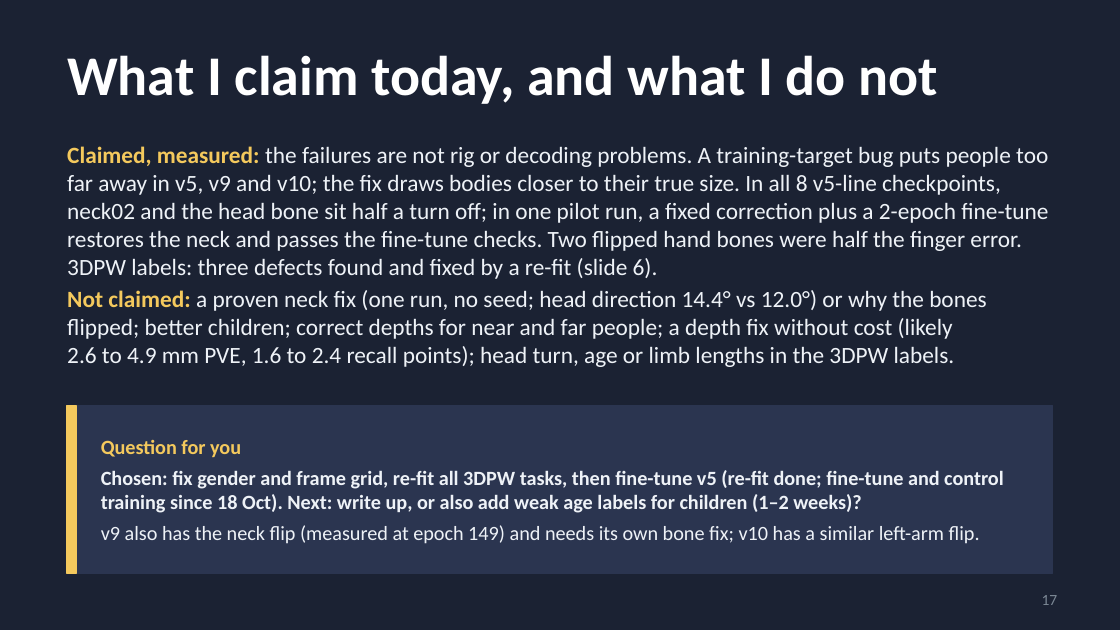
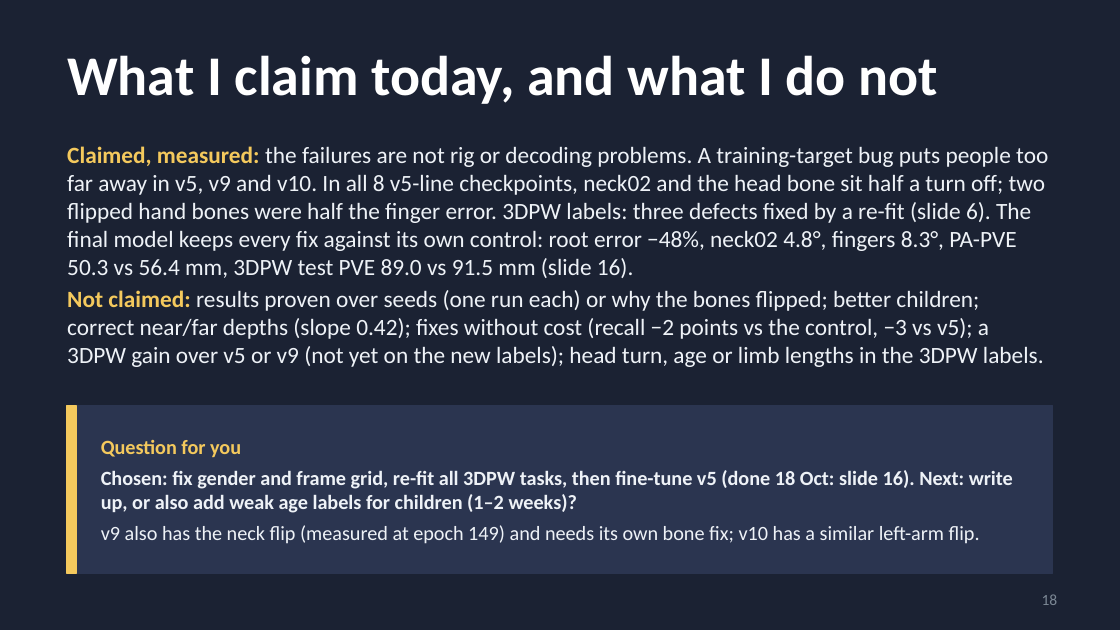
Before and after one commit to saadnajib/Multi-Person-Whole-Body-Human-Mesh-Recovery-in-a-Single-Shot-with-Annyone-dataset-and-3dpw-dataset, a slide deck: slide 18 of docs/supervisor_update_2026-10-16.pptx (slide 17 before the commit). Drawn at 1120x630 pixels with LibreOffice and Linux fonts; fonts in the diff are those of the drawing. Boxes give left, top, right and bottom in pixels: in the first picture for what was removed or moved away, otherwise in the second. Text is boxed around its words. In the diff, an @@ line names an element or a change of style, - is before the commit and + after.

```diff
--- a/docs/supervisor_update_2026-10-16.pptx
+++ b/docs/supervisor_update_2026-10-16.pptx
@@ text at (x1=67, y1=146, x2=1048, y2=367): text changed @@
-Claimed, measured: the failures are not rig or decoding problems. A training-target bug puts people too far away in v5, v9 and v10; the fix draws bodies closer to their true size. In all 8 v5-line checkpoints, neck02 and the head bone sit half a turn off; in one pilot run, a fixed correction plus a 2-epoch fine-tune restores the neck and passes the fine-tune checks. Two flipped hand bones were half the finger error. 3DPW labels: three defects found and fixed by a re-fit (slide 6).
-Not claimed: a proven neck fix (one run, no seed; head direction 14.4° vs 12.0°) or why the bones flipped; better children; correct depths for near and far people; a depth fix without cost (likely 2.6 to 4.9 mm PVE, 1.6 to 2.4 recall points); head turn, age or limb lengths in the 3DPW labels.
+Claimed, measured: the failures are not rig or decoding problems. A training-target bug puts people too far away in v5, v9 and v10. In all 8 v5-line checkpoints, neck02 and the head bone sit half a turn off; two flipped hand bones were half the finger error. 3DPW labels: three defects fixed by a re-fit (slide 6). The final model keeps every fix against its own control: root error −48%, neck02 4.8°, fingers 8.3°, PA-PVE 50.3 vs 56.4 mm, 3DPW test PVE 89.0 vs 91.5 mm (slide 16).
+Not claimed: results proven over seeds (one run each) or why the bones flipped; better children; correct near/far depths (slope 0.42); fixes without cost (recall −2 points vs the control, −3 vs v5); a 3DPW gain over v5 or v9 (not yet on the new labels); head turn, age or limb lengths in the 3DPW labels.
@@ text at (x1=101, y1=470, x2=1013, y2=513): text changed @@
-Chosen: fix gender and frame grid, re-fit all 3DPW tasks, then fine-tune v5 (re-fit done; fine-tune and control training since 18 Oct). Next: write up, or also add weak age labels for children (1–2 weeks)?
+Chosen: fix gender and frame grid, re-fit all 3DPW tasks, then fine-tune v5 (done 18 Oct: slide 16). Next: write up, or also add weak age labels for children (1–2 weeks)?
@@ page number at (x1=1042, y1=594, x2=1058, y2=605): text changed @@
-17
+18
```
Also in this commit, not shown: 17 other slides changed, 1 slide added, 2 other files.
